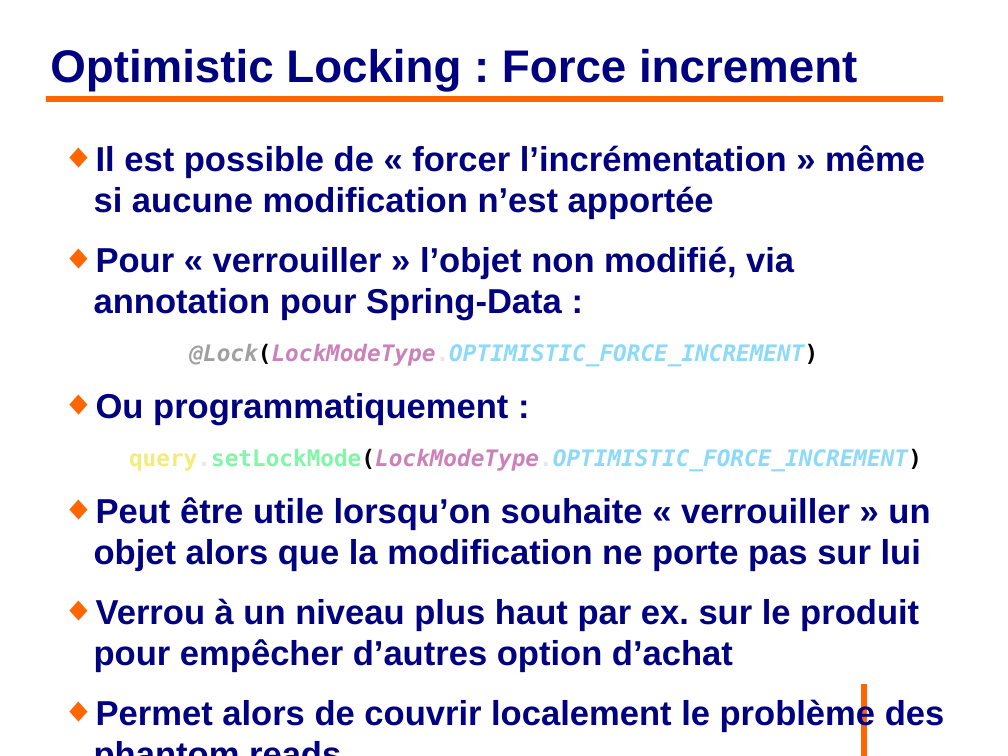
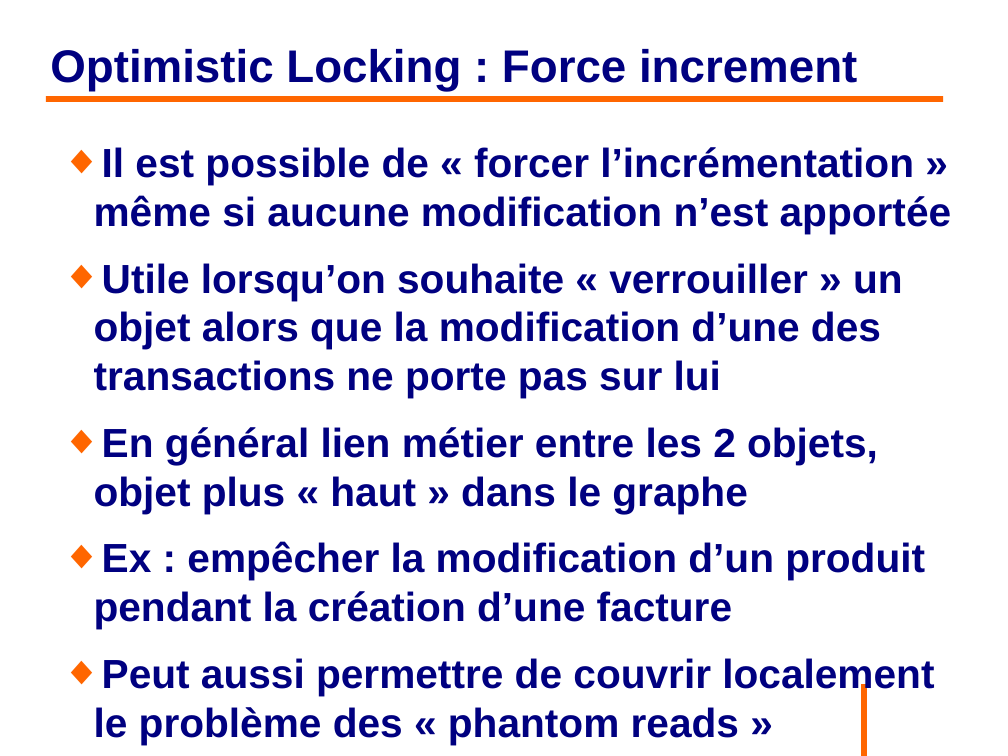
Before and after one commit to philphils/formation-hibernate-avancee, a slide deck: slide 101 of Documentation/diapo_formation_hibernate_avancee.odp (slide 100 before the commit). Drawn at 1008x756 pixels with LibreOffice and Linux fonts; fonts in the diff are those of the drawing; background and template pictures are left out. Boxes give left, top, right and bottom in pixels: in the first picture for what was removed or moved away, otherwise in the second. Text is boxed around its words. In the diff, an @@ line names an element or a change of style, - is before the commit and + after.

Commit message:
Relecture diapo partie Optimistic locking

```diff
--- a/Documentation/diapo_formation_hibernate_avancee.odp
+++ b/Documentation/diapo_formation_hibernate_avancee.odp
@@ text at [94,147,952,233]: size 27.2 to 32 pt in "Il est possible de « forcer l’incrémentation ..." @@
@@ text at [94,263,934,696]: text changed; size 27.2 to 32 pt @@
-◆ Pour « verrouiller » l’objet non modifié, via annotation pour Spring-Data :
-@Lock(LockModeType.OPTIMISTIC_FORCE_INCREMENT)
-◆ Ou programmatiquement :
-query.setLockMode(LockModeType.OPTIMISTIC_FORCE_INCREMENT)
-◆ Peut être utile lorsqu’on souhaite « verrouiller » un objet alors que la modification ne porte pas sur lui
-◆ Verrou à un niveau plus haut par ex. sur le produit pour empêcher d’autres option d’achat
-◆ Permet alors de couvrir localement le problème des phantom reads
+◆ Utile lorsqu’on souhaite « verrouiller » un objet alors que la modification d’une des transactions ne porte pas sur lui
+◆ En général lien métier entre les 2 objets, objet plus « haut » dans le graphe
+◆ Ex : empêcher la modification d’un produit pendant la création d’une facture
+◆ Peut aussi permettre de couvrir localement le problème des « phantom reads »
```
Also in this commit, not shown: 7 other slides changed, 3 slides added, 1 slide removed.
